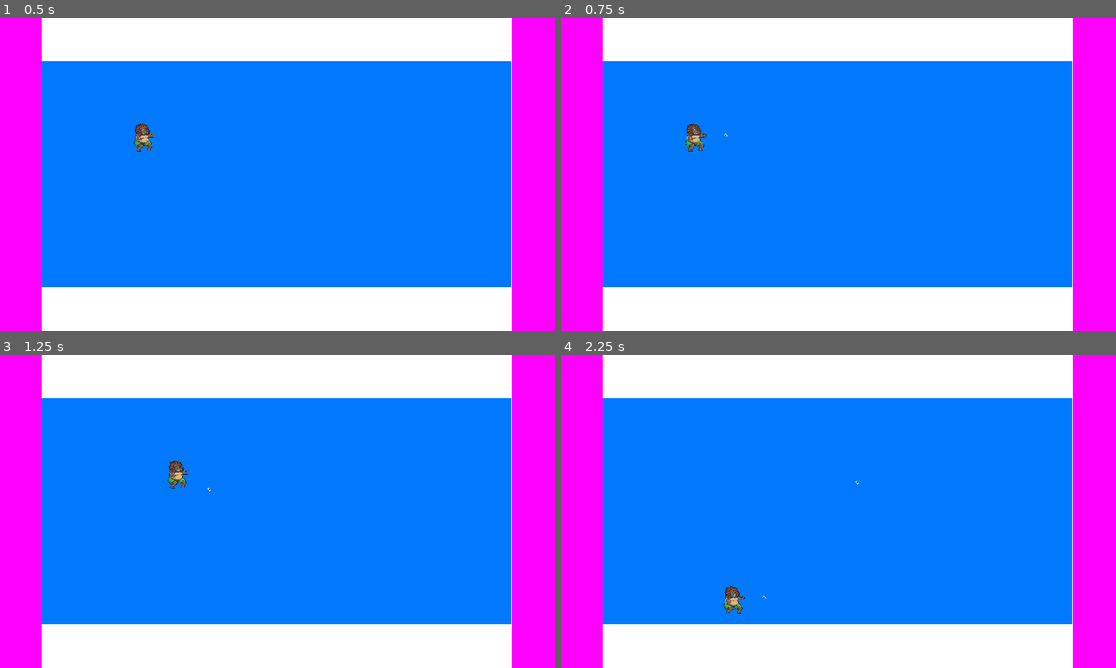
Above: before the commit, frames 1-4 (two rows, left to right).
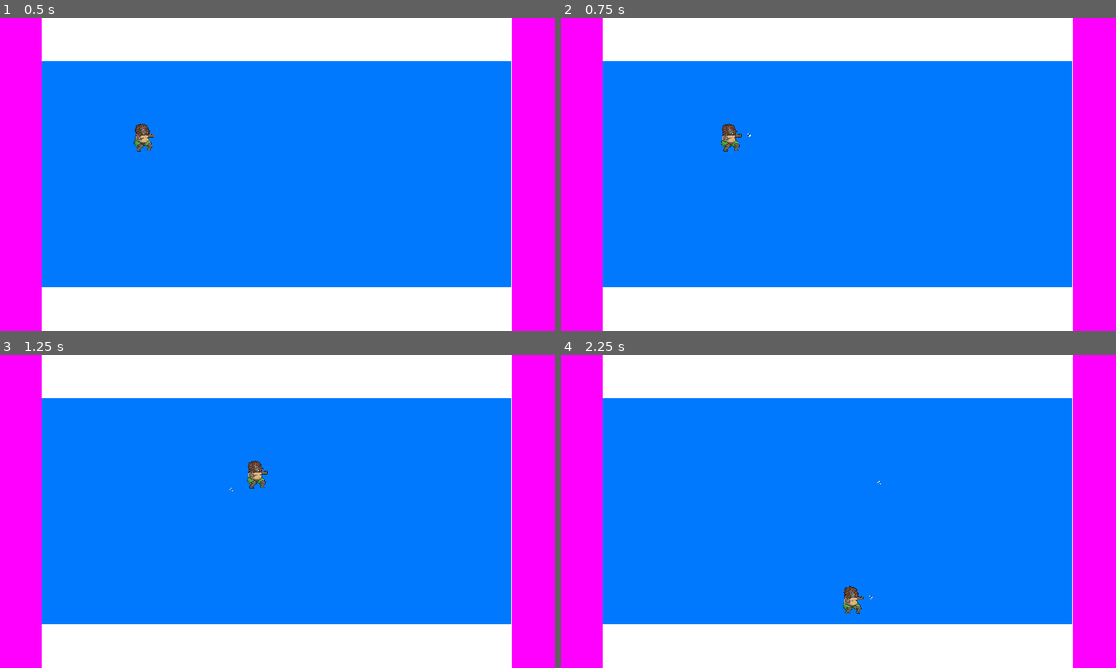
Above: after the commit, the same moments.

Repository: jaysc/bubel
Game: Godot game, scene res://scenes/main.tscn
Two runs of this game, one before a commit and one after it. Both use one fixed random seed, a clock stepped at 60 frames per second and the inputs below.
Inputs:
- Up to frame 1 (0.5 s): no input
- Up to frame 2 (0.75 s): tap Enter at 0.5 s; hold Right (ui_right) from 0.53 s (still down); tap X (Attack) at 0.6 s
- Up to frame 3 (1.25 s): keep holding Right (ui_right)
- Up to frame 4 (2.25 s): release Right (ui_right) at 1.28 s; hold Down (ui_down) 1.28-2.03 s; tap Z (Dash) at 1.35 s; hold Right (ui_right) from 2.03 s (still down); tap X (Attack) at 2.1 s

Frame 1 is identical in both runs. In frame 2, 0.4% of the frame differs, in the area x 22-35%, y 33-43%; in frame 3, 0.4%; in frame 4, 0.5%, in the area x 29-58%, y 40-83%.

Commit message:
fixed collision

Diff:
--- a/entities/bubbles/bubble_1.tscn
+++ b/entities/bubbles/bubble_1.tscn
@@ -83,7 +83,7 @@
 [sub_resource type="CircleShape2D" id="CircleShape2D_1bas2"]
 radius = 4.0
 
-[node name="Bubble1" type="StaticBody2D"]
+[node name="Bubble1" type="Area2D"]
 
 [node name="Sprite2D" type="AnimatedSprite2D" parent="."]
 sprite_frames = SubResource("SpriteFrames_5igrn")
--- a/entities/goal.tscn
+++ b/entities/goal.tscn
@@ -8,7 +8,7 @@
 [sub_resource type="PlaceholderTexture2D" id="PlaceholderTexture2D_52580"]
 size = Vector2(100, 720)
 
-[node name="goal" type="StaticBody2D"]
+[node name="goal" type="Area2D"]
 script = ExtResource("1_63aoe")
 
 [node name="CollisionShape2D" type="CollisionShape2D" parent="."]
@@ -20,3 +20,5 @@
 offset_right = 50.0
 offset_bottom = 360.0
 texture = SubResource("PlaceholderTexture2D_52580")
+
+[connection signal="area_entered" from="." to="." method="_on_area_entered"]
--- a/scripts/bubble.gd
+++ b/scripts/bubble.gd
@@ -36,8 +36,6 @@
 
 # Called every frame. 'delta' is the elapsed time since the previous frame.
 func _process(delta: float) -> void:
-	if CurrentBubbleObject != getSize(SIZE):
-		createBubbleObject(SIZE)
 	ActiveTime += delta
 	if isShooted:
 		var sinedDirection := modifyBubbleDirection()
--- /dev/null
+++ b/scripts/bubble_obj.gc.gd
@@ -0,0 +1,10 @@
+extends Area2D
+
+# Called when the node enters the scene tree for the first time.
+func _ready() -> void:
+	print(name)
+	pass # Replace with fxunction body.
+
+# Called every frame. 'delta' is the elapsed time since the previous frame.
+func _process(delta: float) -> void:
+	pass
--- a/scripts/goal.gd
+++ b/scripts/goal.gd
@@ -1,4 +1,4 @@
-extends StaticBody2D
+extends Area2D
 
 @export var health := 100;
 @export var group: Constants.TeamEnum
@@ -19,3 +19,9 @@
 # Called every frame. 'delta' is the elapsed time since the previous frame.
 func _process(delta: float) -> void:
 	pass
+
+
+
+func _on_area_entered(area: Area2D) -> void:
+	print('ENTERED')
+	pass # Replace with function body.
